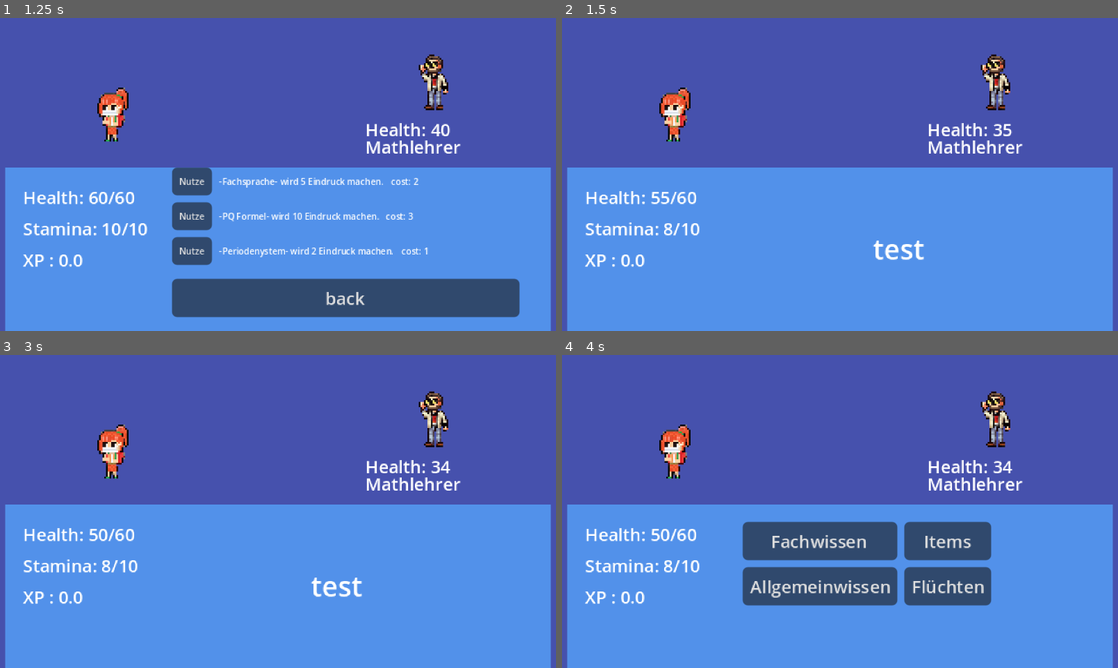
Above: before the commit, frames 1-4 (two rows, left to right).
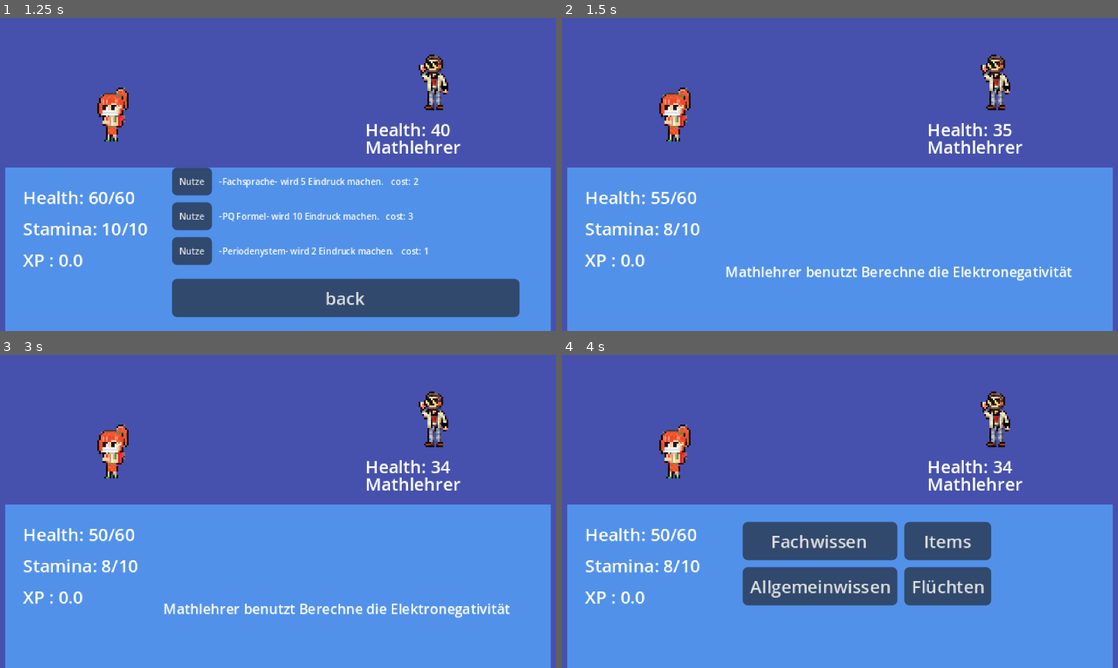
Above: after the commit, the same moments.

Repository: Robothan36/VLG-rpg
Game: Godot game, scene res://scene/main.tscn
Same seed, same stepped clock (60 frames per second), same inputs: the game is played once before the commit and once after it.
Inputs:
- Up to frame 1 (1.25 s): click "Fachwissen" at 0.5 s
- Up to frame 2 (1.5 s): click "Nutze" at 1.25 s
- Up to frame 3 (3 s): tap Enter at 2 s; hold A (A) 2.03-2.75 s; click "Allgemeinwissen" at 2.75 s
- Up to frame 4 (4 s): tap Space at 3.5 s; tap D (D) at 3.6 s

Frame 1 is identical in both runs. In frame 2, 1.4% of the frame differs, in the area x 29-92%, y 71-84%; in frame 3, 1.4%; in frame 4, nothing differs.

Commit message:
infolabel textupdate bug fixed

Diff:
--- a/code/game_scripts/attack.gd
+++ b/code/game_scripts/attack.gd
@@ -49,6 +49,9 @@
 	get_parent().enemy_ressource.health += attack.self_heal
 	print(get_node("$Control/MarginContainer/HBoxContainer/info/info_label"), " is the node i got")
 	print(get_tree().current_scene.get_node("info_label"), " second try")
+	print(get_parent().info_text)
+
+	get_parent().info_text = attack.name_of_attack
 
 	#get_node("info_label").text = attack.name_of_attack
 
--- a/code/game_scripts/fighting.gd
+++ b/code/game_scripts/fighting.gd
@@ -38,6 +38,8 @@
 
 var enemy_ressource
 
+var info_text := "this is a test for the info text"
+
 func _ready() -> void:
 	menu.visible = true
 	info.visible = false
@@ -59,6 +61,8 @@
 	health.text = "Health: " + str(Global.health) + "/" + str(Global.max_health)
 	stamina.text = "Stamina: " + str(Global.stamina) + "/" + str(Global.max_stamina)
 	xp.text = "XP : " + str(Global.xp)
+
+	info_label.text = enemy_ressource.name_of_enemy + " benutzt "+  info_text
 
 	enemy_health_label.text = "Health: " + str(enemy_ressource.health)
 
--- a/scene/fighting.tscn
+++ b/scene/fighting.tscn
@@ -269,8 +269,7 @@
 
 [node name="info_label" type="Label" parent="Control/MarginContainer/HBoxContainer/info"]
 layout_mode = 2
-text = "test
-"
+theme_override_font_sizes/font_size = 8
 horizontal_alignment = 1
 
 [node name="ColorRect" type="ColorRect" parent="Control/MarginContainer"]
